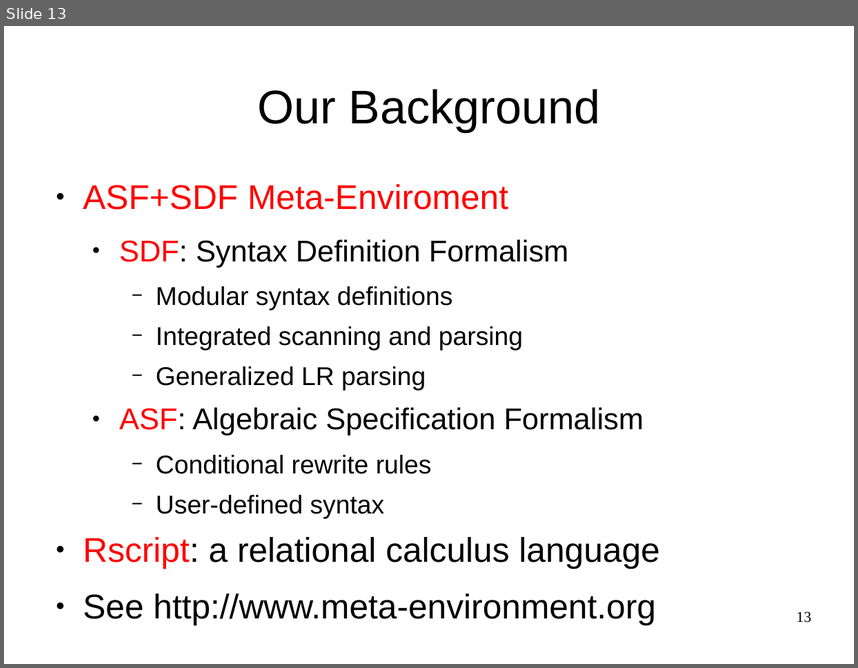
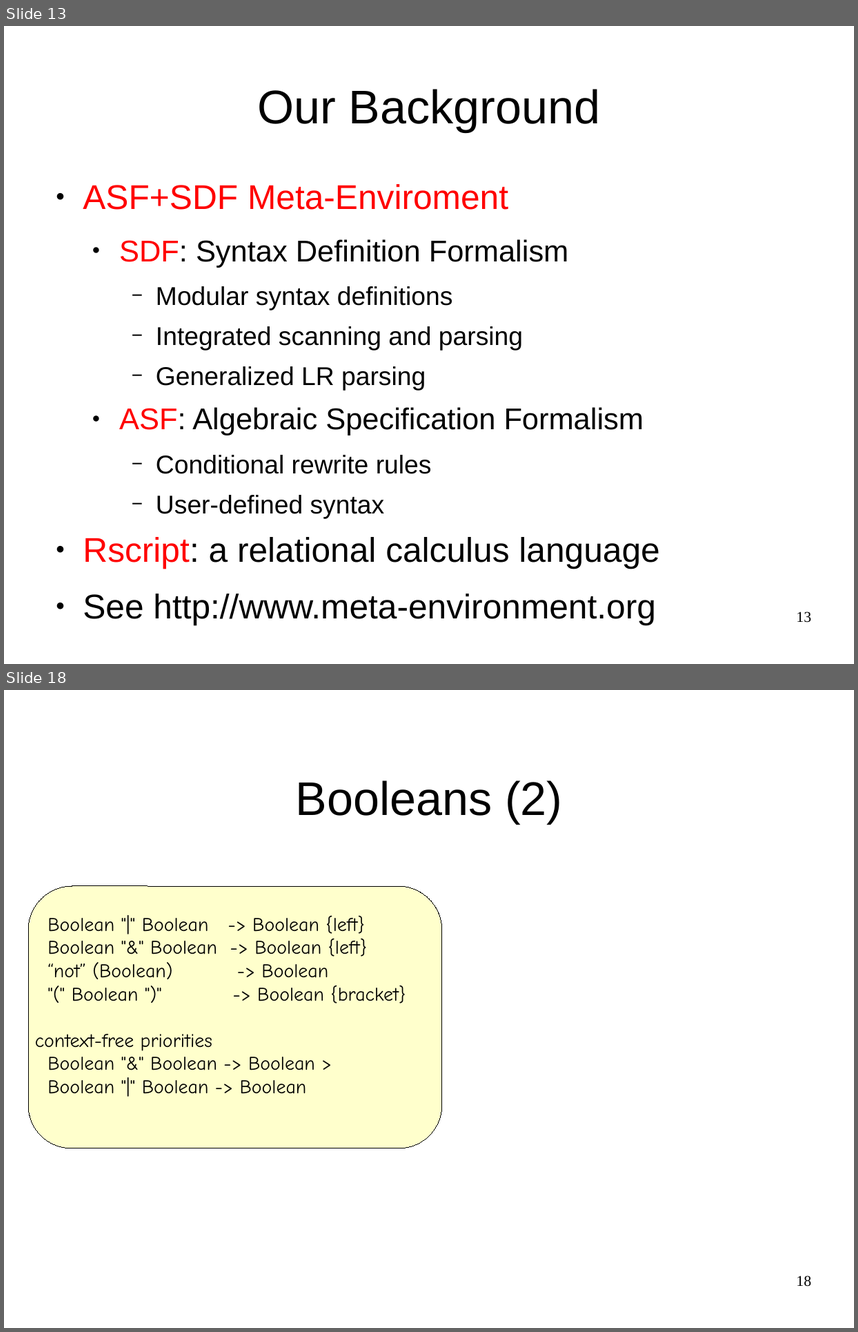
Before and after one commit to cwi-swat/meta-environment, a slide deck: meta-doc/analysis/rascal-slides/rascal-slides.odp. Shown one above the other, each under a label of ours: slide 13 before the commit, slides 13 and 18 after it; the slides between them are not shown. The pictures are 858x668 and 858x1332 pixels, drawn with LibreOffice and Linux fonts; fonts in the diff are those of the drawing; background and template pictures are left out. Boxes give left, top, right and bottom in pixels: in the first picture for what was removed or moved away, otherwise in the second. Text is boxed around its words. In the diff, an @@ line names an element or a change of style, - is before the commit and + after.

```diff
--- a/meta-doc/analysis/rascal-slides/rascal-slides.odp
+++ b/meta-doc/analysis/rascal-slides/rascal-slides.odp
@@ slide 18 added at <box>4,690,854,1328</box>, background #FFFFFF @@
@@ title added at <box>296,780,562,823</box>, 44 pt, text #000000 @@
+Booleans (2)
@@ rounded rectangle added at <box>28,886,442,1148</box>, fill #FFFFCC, outline #000000 0 pt @@
@@ text added at <box>35,915,406,1094</box>, 18 pt, text #000000 @@
+Boolean "|" Boolean -> Boolean {left}
+Boolean "&" Boolean -> Boolean {left}
+“not” (Boolean) -> Boolean
+"(" Boolean ")" -> Boolean {bracket}
+context-free priorities
+Boolean "&" Boolean -> Boolean >
+Boolean "|" Boolean -> Boolean
@@ page number added at <box>796,1275,811,1286</box>, 14 pt, text #000000 @@
+18
```
Also in this commit, not shown: 4 slides changed, 22 other slides added, 1 other file.
